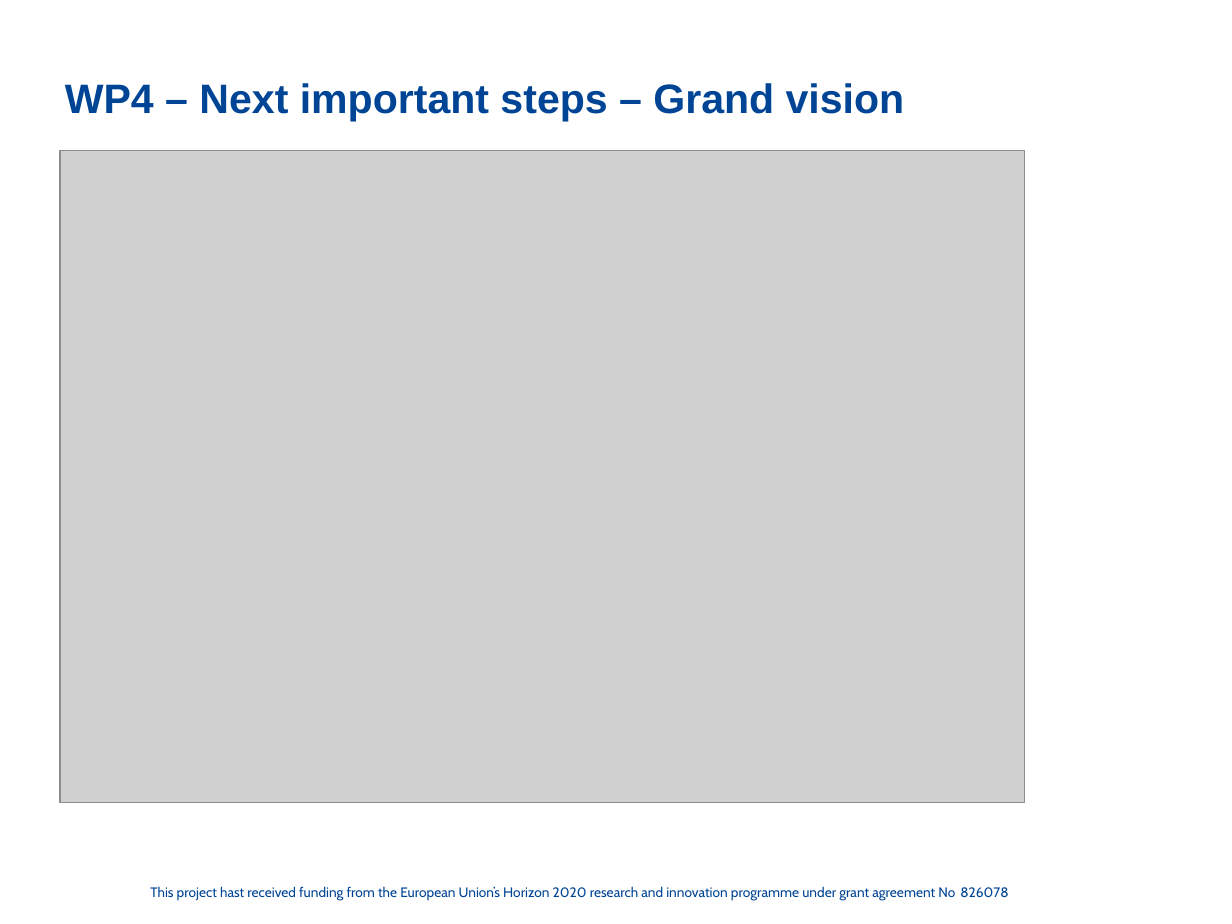
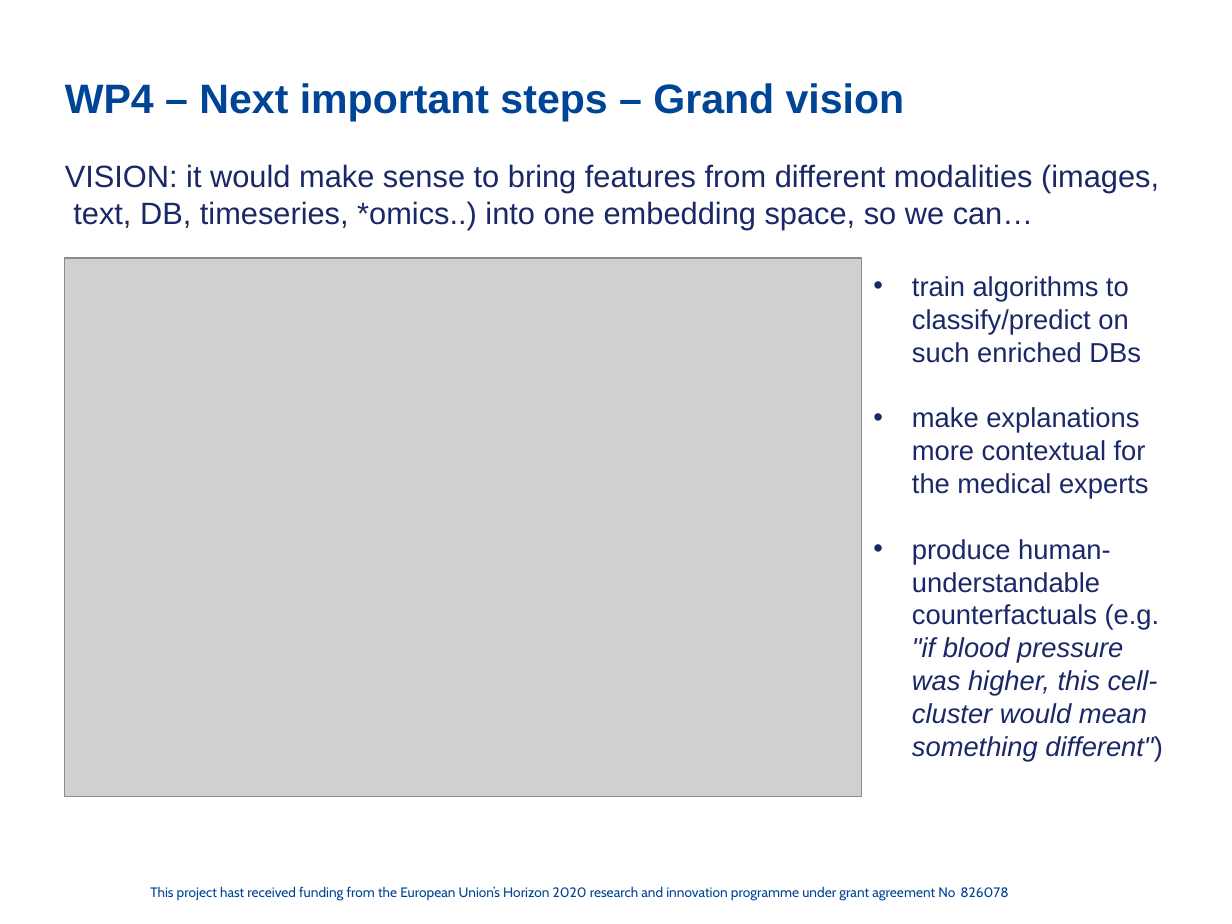
Before and after one commit to cassinius/phd-presentations, a slide deck: slide 7 of 2020/FC_sept_Graphs_LS/FeatureCloud_PPT_WP4_update.pptx. Drawn at 1232x924 pixels with LibreOffice and Linux fonts; fonts in the diff are those of the drawing; grey boxes stand for pictures; background and template pictures are left out. Boxes give left, top, right and bottom in pixels: in the first picture for what was removed or moved away, otherwise in the second. Text is boxed around its words. In the diff, an @@ line names an element or a change of style, - is before the commit and + after.

```diff
--- a/2020/FC_sept_Graphs_LS/FeatureCloud_PPT_WP4_update.pptx
+++ b/2020/FC_sept_Graphs_LS/FeatureCloud_PPT_WP4_update.pptx
@@ text added at [65, 164, 1159, 230], 18 pt, text #1B2867 @@
+VISION: it would make sense to bring features from different modalities (images, text, DB, timeseries, *omics..) into one embedding space, so we can…
@@ picture: place and size @@
-picture at [60, 150, 1025, 802]
+picture at [65, 257, 861, 796]
@@ text added at [912, 276, 1163, 762], 16 pt, text #1B2867 @@
+• train algorithms to classify/predict on such enriched DBs
+• make explanations more contextual for the medical experts
+• produce human-understandable counterfactuals (e.g. "if blood pressure was higher, this cell-cluster would mean something different")
```
Also in this commit, not shown: 2 other slides changed, 1 slide removed.
